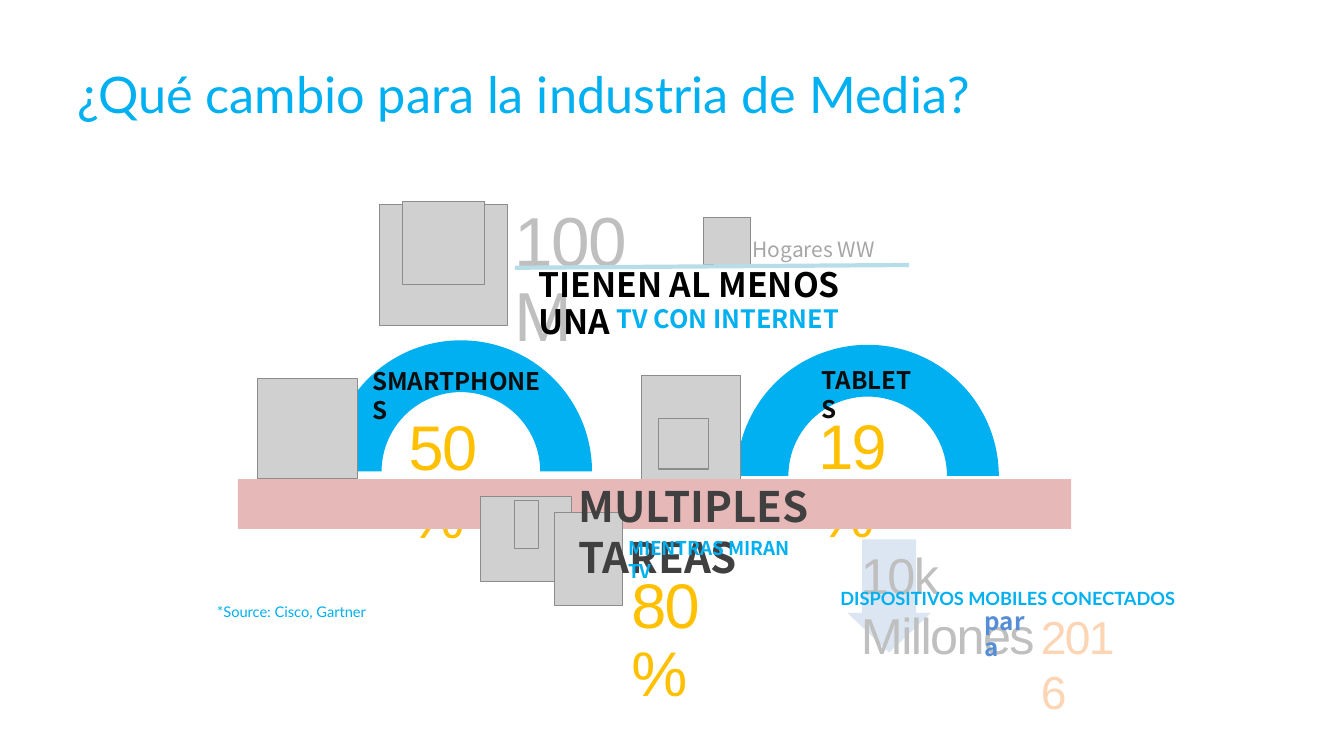
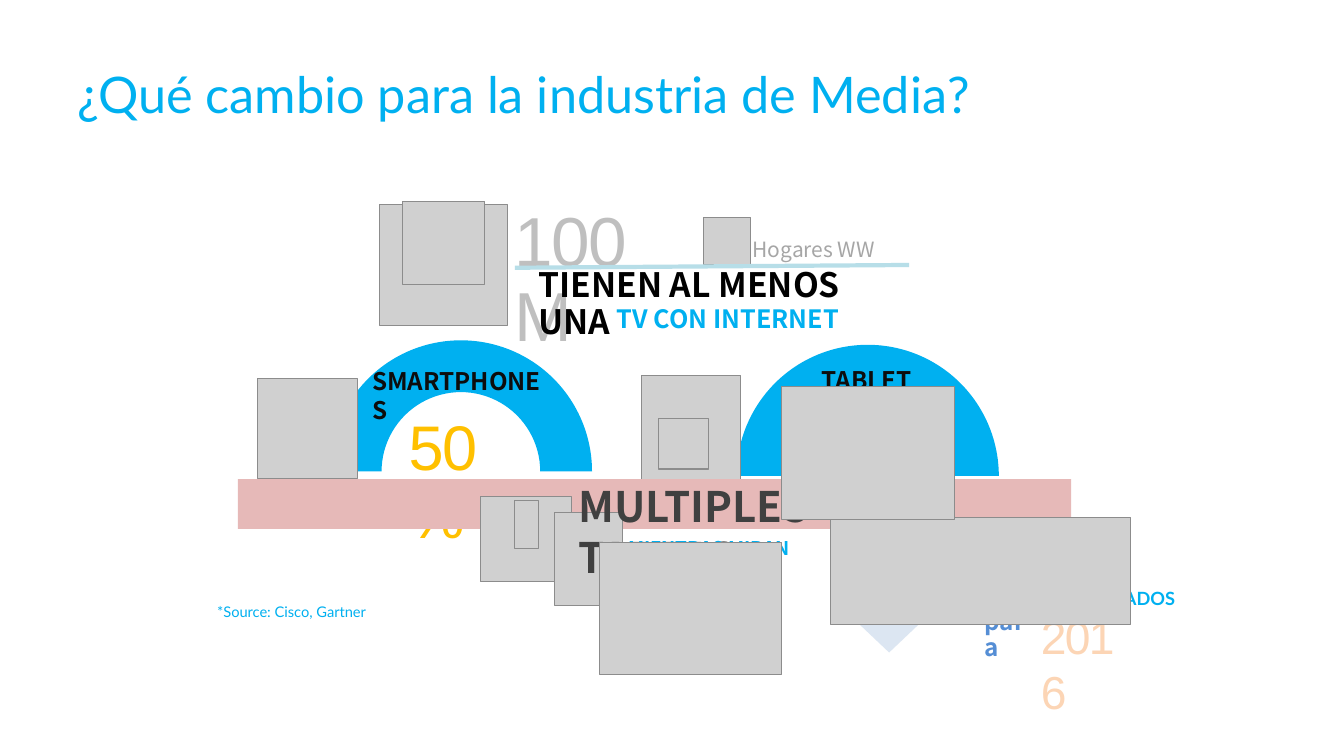
Before and after one commit to mconverti/webcast-aplicaciones-media-con-azure-media-services, a slide deck: slide 4 of CreandoAplicacionesMediaConAzureMediaServices.pptx. Drawn at 1344x756 pixels with LibreOffice and Linux fonts; fonts in the diff are those of the drawing; grey boxes stand for pictures; background and template pictures are left out. Boxes give left, top, right and bottom in pixels: in the first picture for what was removed or moved away, otherwise in the second. Text is boxed around its words. In the diff, an @@ line names an element or a change of style, - is before the commit and + after.

```diff
--- a/CreandoAplicacionesMediaConAzureMediaServices.pptx
+++ b/CreandoAplicacionesMediaConAzureMediaServices.pptx
@@ picture added at (782, 387, 955, 519) @@
@@ text removed at (818, 425, 886, 480) @@
-19%
@@ picture added at (831, 517, 1131, 624) @@
@@ picture added at (600, 542, 782, 675) @@
@@ text removed at (861, 558, 1035, 657) @@
-10k Millones
@@ text removed at (631, 584, 699, 629) @@
-80%
```
Also in this commit, not shown: 1 other slide changed, 1 slide added.
